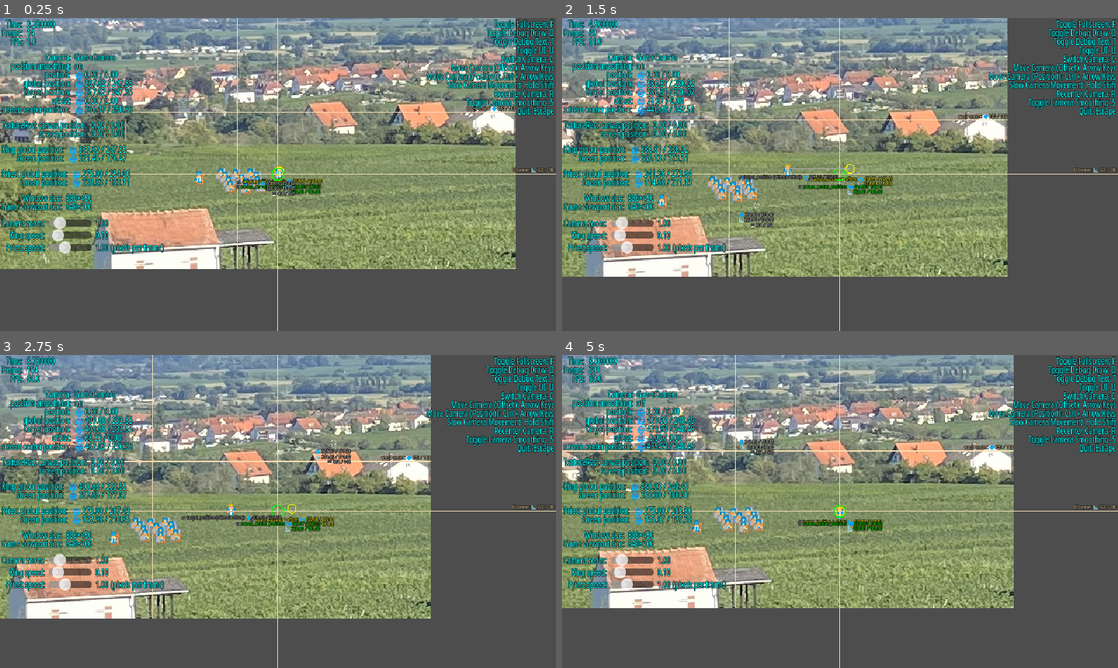
Above: before the commit, frames 1-4 (two rows, left to right).
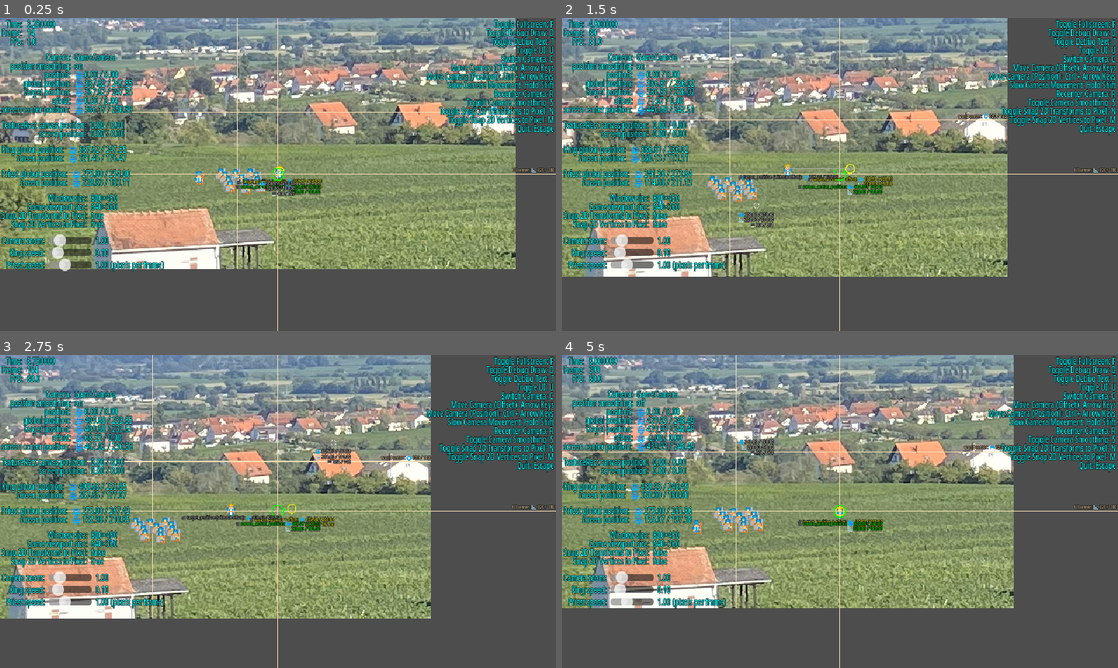
Above: after the commit, the same moments.

Repository: Toxe/godot-pixel-style
Game: Godot game, scene res://scenes/main.tscn
Two runs of this game, one before a commit and one after it. Both use one fixed random seed, a clock stepped at 60 frames per second and the inputs below.
Inputs (mouse positions are in pixels of both pictures, inside the frame that each line leads up to):
- Up to frame 1 (0.25 s): no input
- Up to frame 2 (1.5 s): tap Enter at 0.5 s; move the mouse to (962, 158) at 0.52 s; hold Right (ui_right) 0.53-1.25 s; hold N (toggle_snap_2d_transforms_to_pixel, bound only after the… 0.53-1.25 s; click (962, 158) at 0.67 s; tap M (toggle_snap_2d_vertices_to_pixel, bound only after the c… at 0.8 s; drag from (728, 190) to (812, 237) at 1.27 s
- Up to frame 3 (2.75 s): move the mouse to (333, 442) at 2.02 s; hold Right (ui_right) from 2.03 s (still down); hold R (recenter_camera) from 2.03 s (still down); tap M (toggle_snap_2d_vertices_to_pixel, bound only after the c… at 2.3 s
- Up to frame 4 (5 s): release Right (ui_right) at 2.75 s; release R (recenter_camera) at 2.75 s; drag from (812, 574) to (673, 464) at 2.77 s; move the mouse to (1006, 558) at 3.52 s; hold Left (ui_left) 3.53-4.25 s; hold S (toggle_camera_smoothing) 3.53-4.25 s; tap M (toggle_snap_2d_vertices_to_pixel, bound only after the c… at 3.8 s; drag from (673, 464) to (756, 433) at 4.27 s

The runs differ from the first frame. In frame 1, 4.5% of the frame differs, in the area x 0-100%, y 28-82%; in frame 2, 4.7%; in frame 3, 4.5%; in frame 4, 5.1%, in the area x 0-100%, y 0-82%.

Commit message:
Can toggle SubViewport pixel snapping settings

Diff:
--- a/PixelStyle/project.godot
+++ b/PixelStyle/project.godot
@@ -63,6 +63,16 @@
 "events": [Object(InputEventKey,"resource_local_to_scene":false,"resource_name":"","device":-1,"window_id":0,"alt_press …(192 unchanged characters)…
 ]
 }
+toggle_snap_2d_transforms_to_pixel={
+"deadzone": 0.2,
+"events": [Object(InputEventKey,"resource_local_to_scene":false,"resource_name":"","device":-1,"window_id":0,"alt_pressed":false,"shift_pressed":false,"ctrl_pressed":false,"meta_pressed":false,"pressed":false,"keycode":0,"physical_keycode":78,"key_label":0,"unicode":110,"location":0,"echo":false,"script":null)
+]
+}
+toggle_snap_2d_vertices_to_pixel={
+"deadzone": 0.2,
+"events": [Object(InputEventKey,"resource_local_to_scene":false,"resource_name":"","device":-1,"window_id":0,"alt_pressed":false,"shift_pressed":false,"ctrl_pressed":false,"meta_pressed":false,"pressed":false,"keycode":0,"physical_keycode":77,"key_label":0,"unicode":109,"location":0,"echo":false,"script":null)
+]
+}
 toggle_ui={
 "deadzone": 0.2,
 "events": [Object(InputEventKey,"resource_local_to_scene":false,"resource_name":"","device":-1,"window_id":0,"alt_press …(192 unchanged characters)…
--- a/PixelStyle/scenes/main.tscn
+++ b/PixelStyle/scenes/main.tscn
@@ -21,10 +21,11 @@
 
 [node name="CanvasLayer" type="CanvasLayer" parent="." unique_id=239256045]
 
-[node name="UI" parent="CanvasLayer" unique_id=1614743662 node_paths=PackedStringArray("game", "camera_manager", "texture_rect") instance=ExtResource("2_sugp2")]
+[node name="UI" parent="CanvasLayer" unique_id=1614743662 node_paths=PackedStringArray("game", "camera_manager", "texture_rect", "sub_viewport") instance=ExtResource("2_sugp2")]
 game = NodePath("../../SubViewport/Game")
 camera_manager = NodePath("../../CameraManager")
 texture_rect = NodePath("../../TextureRect")
+sub_viewport = NodePath("../../SubViewport")
 
 [node name="SubViewport" type="SubViewport" parent="." unique_id=1864555742]
 handle_input_locally = false
--- a/PixelStyle/scenes/ui.gd
+++ b/PixelStyle/scenes/ui.gd
@@ -3,6 +3,7 @@
 @export var game: Game
 @export var camera_manager: CameraManager
 @export var texture_rect: TextureRect
+@export var sub_viewport: SubViewport
 
 @onready var frame_label: Label = $HBoxContainer/VBoxContainer/HBoxContainer9/FrameLabel
 @onready var camera_label: Label = $HBoxContainer/VBoxContainer/HBoxContainer/CameraLabel
@@ -41,7 +42,7 @@
     if game:
         king_label.text = "%s\n%s" % [Format.format_position(game.king.global_position, CameraManager.CoordsType.World), Format.format_position(game.king.get_screen_transform().origin, CameraManager.CoordsType.World)]
         priest_label.text = "%s\n%s" % [Format.format_position(game.priest.global_position, CameraManager.CoordsType.World), Format.format_position(game.priest.get_screen_transform().origin, CameraManager.CoordsType.World)]
-        window_size_label.text = "%s\n%s" % [Format.format_size(get_window().size), Format.format_size((game.get_viewport() as SubViewport).size)]
+        window_size_label.text = "%s\n%s\n%s\n%s" % [Format.format_size(get_window().size), Format.format_size((game.get_viewport() as SubViewport).size), sub_viewport.snap_2d_transforms_to_pixel, sub_viewport.snap_2d_vertices_to_pixel]
 
         king_speed_slider.value = game.king_speed
         king_speed_label.text = "%.2f" % game.king_speed
@@ -119,6 +120,10 @@
         DebugDraw.draw_enabled = !DebugDraw.draw_enabled
     elif event.is_action_pressed("toggle_debug_text"):
         DebugDraw.text_enabled = !DebugDraw.text_enabled
+    elif event.is_action_pressed("toggle_snap_2d_transforms_to_pixel"):
+        sub_viewport.snap_2d_transforms_to_pixel = !sub_viewport.snap_2d_transforms_to_pixel
+    elif event.is_action_pressed("toggle_snap_2d_vertices_to_pixel"):
+        sub_viewport.snap_2d_vertices_to_pixel = !sub_viewport.snap_2d_vertices_to_pixel
     elif event.is_action_pressed("quit"):
         get_tree().quit()
 
--- a/PixelStyle/scenes/ui.tscn
+++ b/PixelStyle/scenes/ui.tscn
@@ -94,7 +94,9 @@
 [node name="Label" type="Label" parent="HBoxContainer/VBoxContainer/HBoxContainer5" unique_id=430946569]
 layout_mode = 2
 text = "Window size:
-Game viewport size:"
+Game viewport size:
+Snap 2D Transforms to Pixel:
+Snap 2D Vertices to Pixel:"
 horizontal_alignment = 2
 
 [node name="WindowSizeLabel" type="Label" parent="HBoxContainer/VBoxContainer/HBoxContainer5" unique_id=1153910091]
@@ -168,6 +170,8 @@
 Slow Camera Movement: Hold Shift
 Recenter Camera: R
 Toggle Camera Smoothing: S
+Toggle Snap 2D Transforms to Pixel: N
+Toggle Snap 2D Vertices to Pixel: M
 Quit: Escape"
 horizontal_alignment = 2
 
